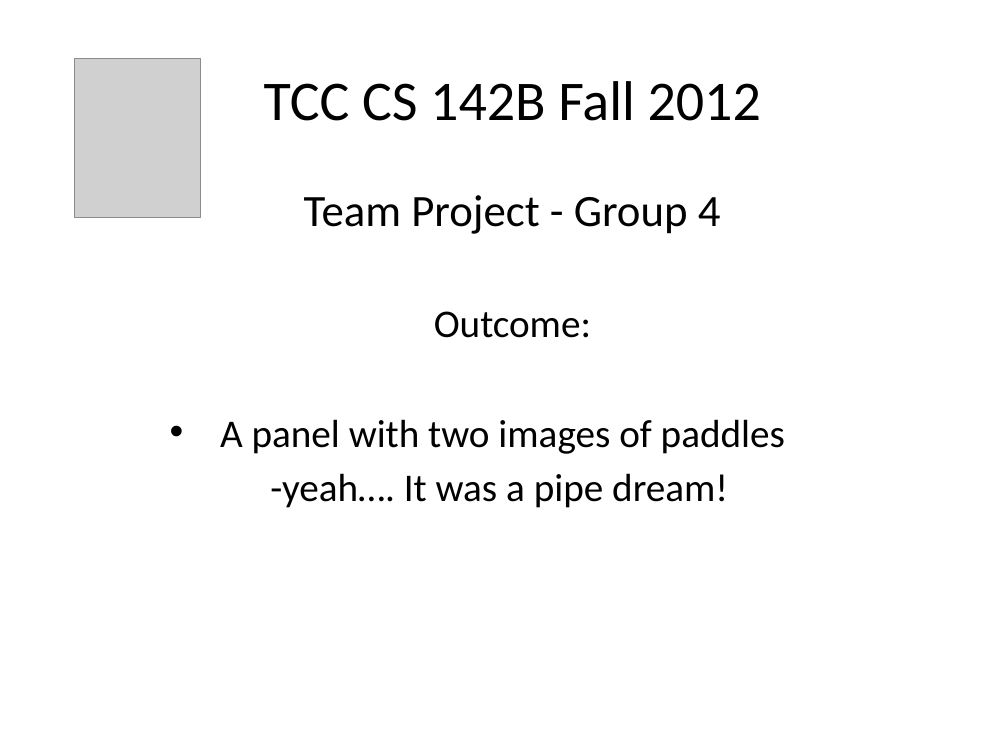
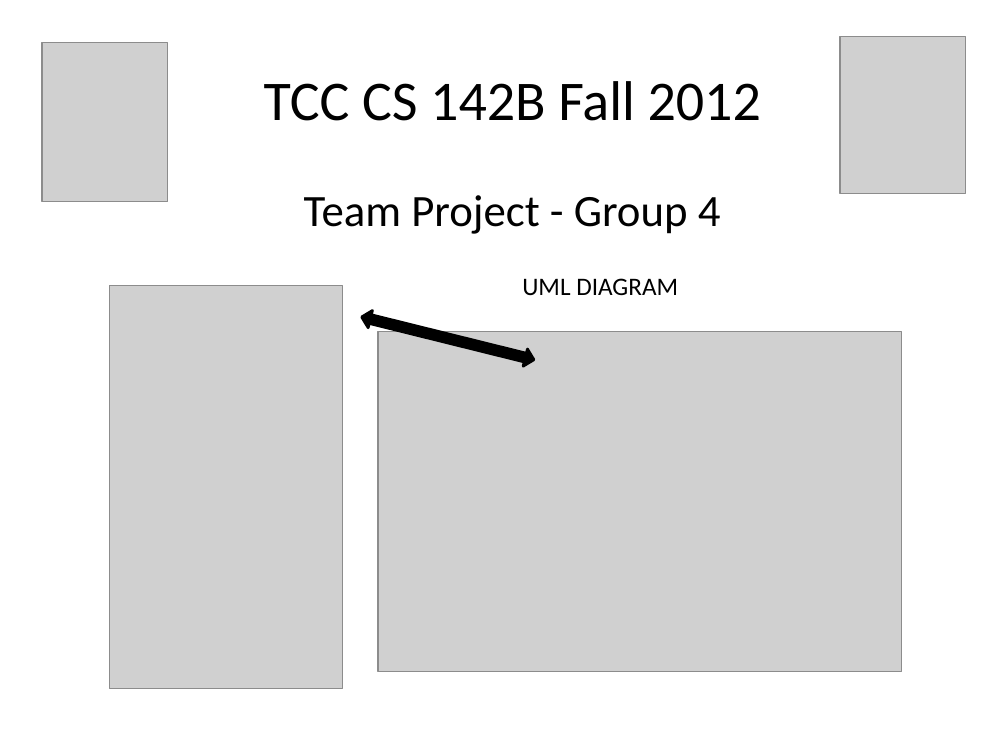
Before and after one commit to samhug/cs_142_final_project, a slide deck: slide 6 of JAVA Group Project Presentation.pptx (slide 9 before the commit). Drawn at 1008x756 pixels with LibreOffice and Linux fonts; fonts in the diff are those of the drawing; grey boxes stand for pictures. Boxes give left, top, right and bottom in pixels: in the first picture for what was removed or moved away, otherwise in the second. Text is boxed around its words. In the diff, an @@ line names an element or a change of style, - is before the commit and + after.

```diff
--- a/JAVA Group Project Presentation.pptx
+++ b/JAVA Group Project Presentation.pptx
@@ picture: place and size @@
-picture at <box>75,58,201,217</box>
+picture at <box>42,43,168,202</box>
@@ picture added at <box>840,36,966,193</box> @@
@@ picture added at <box>109,285,342,688</box> @@
@@ text added at <box>522,278,678,296</box>, 18 pt, text #000000 @@
+UML DIAGRAM
@@ subtitle at <box>220,311,785,508</box>: paragraphs removed @@
-Outcome:
-• A panel with two images of paddles
--yeah…. It was a pipe dream!
@@ up down arrow added at <box>359,309,535,368</box>, fill #000000, outline #000000 2 pt @@
@@ picture added at <box>378,332,901,672</box> @@
```
Also in this commit, not shown: 5 other slides changed, 3 slides added, 4 slides removed.
